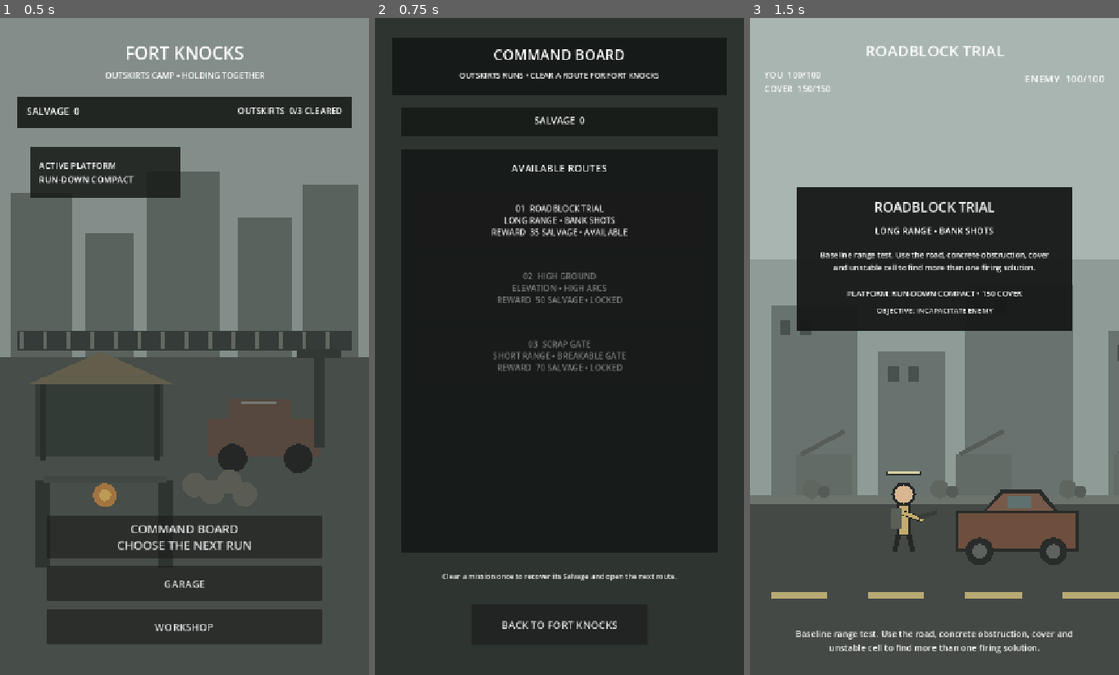
Above: before the commit, frames 1-3 (left to right).
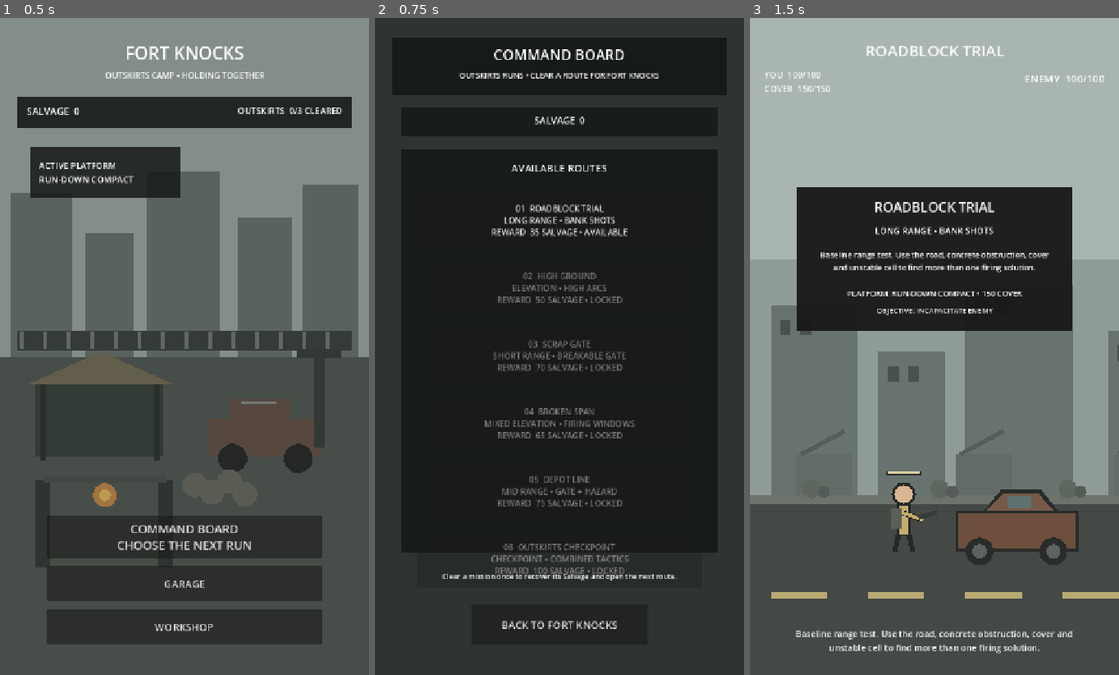
Above: after the commit, the same moments.

Repository: phantompixel-developer/FortKnocks
Game: Godot game, scene res://game/core/app.tscn
Same seed, same stepped clock (60 frames per second), same inputs: the game is played once before the commit and once after it.
Inputs:
- Up to frame 1 (0.5 s): no input
- Up to frame 2 (0.75 s): click "COMMAND BOARD CHOOSE THE NEXT…" at 0.5 s
- Up to frame 3 (1.5 s): click "01 ROADBLOCK TRIAL LONG RANGE…" at 1.25 s

Frame 1 is identical in both runs. In frame 2, 1.5% of the frame differs, in the area x 29-71%, y 59-85%; in frame 3, nothing differs.

Commit message:
content: expand Outskirts encounter catalog

Diff:
--- a/game/campaign/encounter_catalog.gd
+++ b/game/campaign/encounter_catalog.gd
@@ -4,12 +4,18 @@
 const RoadblockTrial := preload("res://game/campaign/missions/roadblock_trial.tres")
 const HighGroundTrial := preload("res://game/campaign/missions/high_ground_trial.tres")
 const ScrapGateTrial := preload("res://game/campaign/missions/scrap_gate_trial.tres")
+const BrokenSpan := preload("res://game/campaign/missions/broken_span.tres")
+const DepotLine := preload("res://game/campaign/missions/depot_line.tres")
+const OutskirtsCheckpoint := preload("res://game/campaign/missions/outskirts_checkpoint.tres")
 
 static func all() -> Array[MissionDefinition]:
 	var missions: Array[MissionDefinition] = []
 	missions.append(RoadblockTrial as MissionDefinition)
 	missions.append(HighGroundTrial as MissionDefinition)
 	missions.append(ScrapGateTrial as MissionDefinition)
+	missions.append(BrokenSpan as MissionDefinition)
+	missions.append(DepotLine as MissionDefinition)
+	missions.append(OutskirtsCheckpoint as MissionDefinition)
 	return missions
 
 static func by_id(mission_id: String) -> MissionDefinition:
